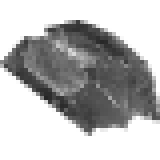
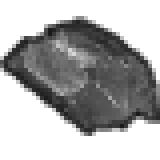
Layered file, before and after one edit (160x160). Changes by layer:
added layer "outline" above "Pasted Layer" over [0, 16, 160, 136]
